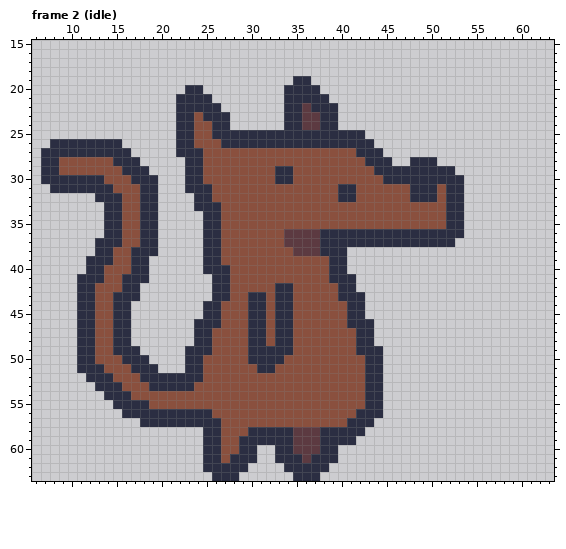
File history of a pixel-art file, res/img/dog.aseprite. The picture above was drawn from the file before the commit.
64x64 pixels, 3 frames. Shown: frame 2 (idle): x 6..63, y 15..63. The commit also changed other frames, which this record leaves out.
Once edited:
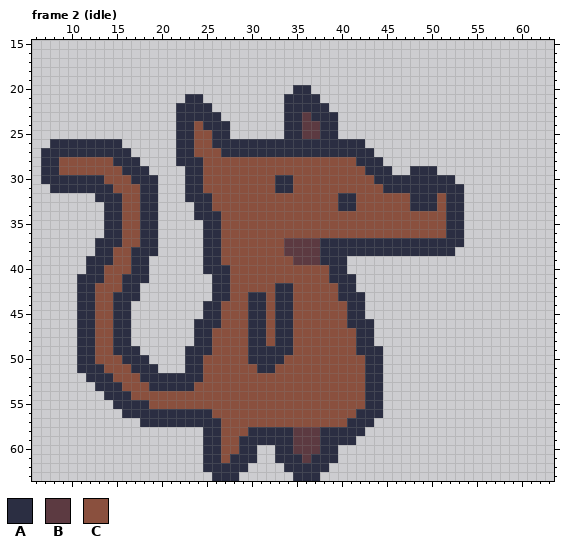
Palette (. is transparent): A #2b2e42  B #5c3a41  C #8a503e
The commit says: Added stuff to town. Dog can now get bone
Difference:
--- frame 2 (idle), layer "Layer 1"
@@ x 20..55 @@
 18 ....................................
-19 ...............AA...................
-20 ...AA.........AAAA..................
-21 ..AAAA........AAAAA.................
-22 ..AAAAA.......AABAAA................
-23 ..AACAAA......AABBAA................
-24 ..AACCAA......AABBAA................
-25 ..AACCAAAAAAAAAAAAAAAAA.............
-26 ..AACCCAAAAAAAAAAAAAAAAA............
-27 ..AAACCCCCCCCCCCCCCCCCAAA...........
-28 ...AACCCCCCCCCCCCCCCCCCAAA..AAA.....
-29 ...AACCCCCCCCAACCCCCCCCCAAAAAAAAA...
-30 ...AACCCCCCCCAACCCCCCCCCCAAAAAAAAA..
-31 ...AAACCCCCCCCCCCCCCAACCCCCCAAACAA..
-32 ....AACCCCCCCCCCCCCCAACCCCCCAAACAA..
-33 ....AAACCCCCCCCCCCCCCCCCCCCCCCCCAA..
-34 .....AACCCCCCCCCCCCCCCCCCCCCCCCCAA..
+19 ....................................
+20 ...............AA...................
+21 ...AA.........AAAA..................
+22 ..AAAA........AAAAA.................
+23 ..AAAAA.......AABAAA................
+24 ..AACAAA......AABBAA................
+25 ..AACCAA......AABBAA................
+26 ..AACCAAAAAAAAAAAAAAAAA.............
+27 ..AACCCAAAAAAAAAAAAAAAAA............
+28 ..AAACCCCCCCCCCCCCCCCCAAA...........
+29 ...AACCCCCCCCCCCCCCCCCCAAA..AAA.....
+30 ...AACCCCCCCCAACCCCCCCCCAAAAAAAAA...
+31 ...AACCCCCCCCAACCCCCCCCCCAAAAAAAAA..
+32 ...AAACCCCCCCCCCCCCCAACCCCCCAAACAA..
+33 ....AACCCCCCCCCCCCCCAACCCCCCAAACAA..
+34 ....AAACCCCCCCCCCCCCCCCCCCCCCCCCAA..
 35 .....AACCCCCCCCCCCCCCCCCCCCCCCCCAA..
-36 .....AACCCCCCCBBBBAAAAAAAAAAAAAAAA..
-37 .....AACCCCCCCBBBBAAAAAAAAAAAAAAA...
-38 .....AACCCCCCCCBBBAAA...............
-39 .....AACCCCCCCCCCCCAA...............
+36 .....AACCCCCCCCCCCCCCCCCCCCCCCCCAA..
+37 .....AACCCCCCCBBBBAAAAAAAAAAAAAAAA..
+38 .....AACCCCCCCBBBBAAAAAAAAAAAAAAA...
+39 .....AACCCCCCCCBBBAAA...............
 40 .....AAACCCCCCCCCCCAA...............
Changed places in both pictures, as pixel boxes (x1, y1, x2, y2):
changed: (176, 76, 464, 265)
